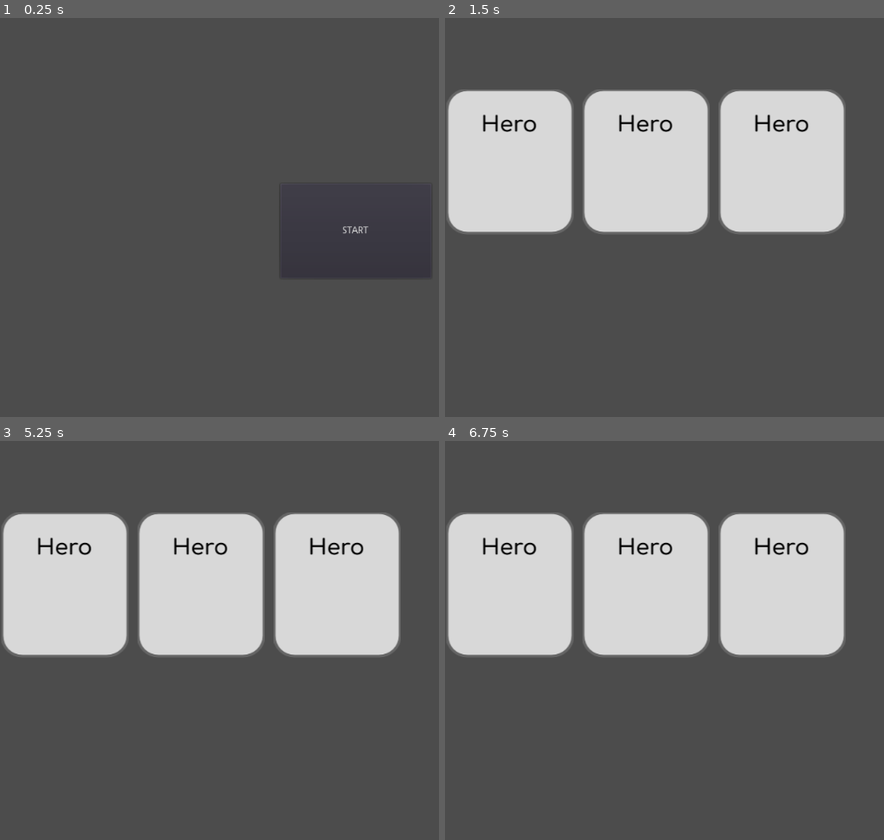
Above: before the commit, frames 1-4 (two rows, left to right).
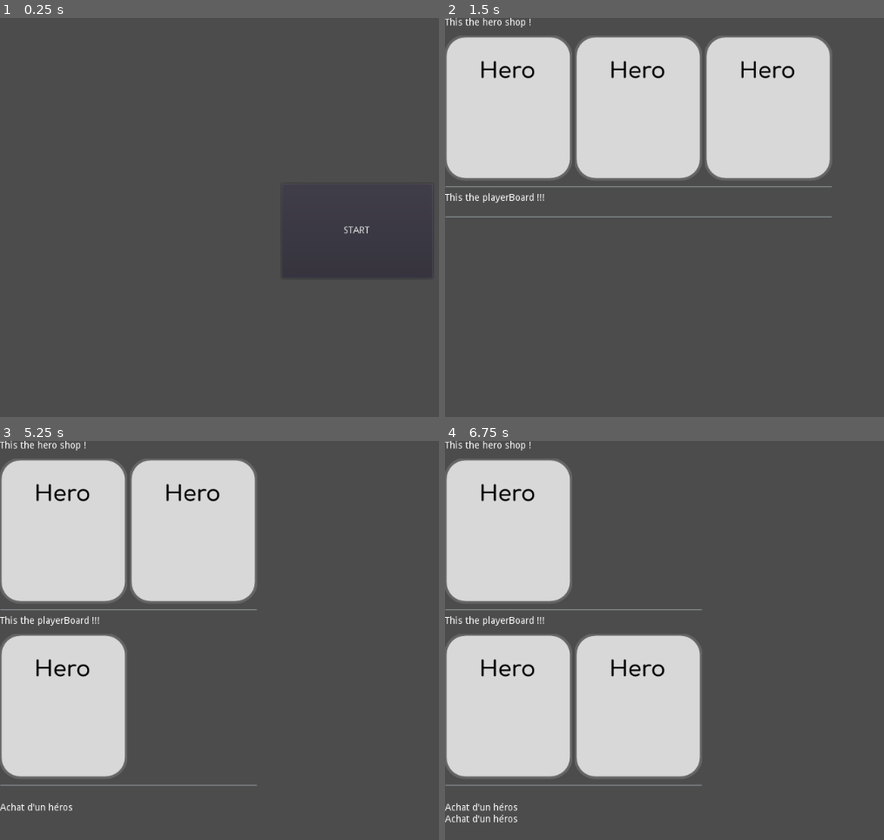
Above: after the commit, the same moments.

Repository: seagiants/ch2-proto
Game: Godot game, scene res://MainMenu.tscn
Two runs of this game, one before a commit and one after it. Both use one fixed random seed, a clock stepped at 60 frames per second and the inputs below.
Inputs (mouse positions are in pixels of both pictures, inside the frame that each line leads up to):
- Up to frame 1 (0.25 s): no input
- Up to frame 2 (1.5 s): click "START" at 0.5 s; tap Enter at 1.25 s; move the mouse to (outside the picture) at 1.27 s; click (outside the picture) at 1.42 s
- Up to frame 3 (5.25 s): tap Space at 2, 3.5, 5 s; move the mouse to (210, 664) at 2.02 s; click (210, 664) at 2.17 s; tap Enter at 2.75, 4.25 s; move the mouse to (417, 556) at 2.77 s; click (417, 556) at 2.92 s; move the mouse to (311, 728) at 3.52 s; click (311, 728) at 3.67 s; move the mouse to (outside the picture) at 4.27 s; click (outside the picture) at 4.42 s; move the mouse to (140, 584) at 5.02 s; click (140, 584) at 5.17 s
- Up to frame 4 (6.75 s): move the mouse to (826, 644) at 5.77 s; click (826, 644) at 5.92 s; move the mouse to (690, 544) at 6.52 s; click (690, 544) at 6.67 s

The runs differ from the first frame. In frame 1, less than 0.1% of the frame differs, in the area x 77-99%, y 41-55%; in frame 2, 27%; in frame 3, 36%; in frame 4, 45%, in the area x 0-92%, y 0-96%.

Commit message:
Adding basic behavious on shop.

Diff:
--- /dev/null
+++ b/HeroItem.tscn
@@ -0,0 +1,13 @@
+[gd_scene load_steps=2 format=2]
+
+[ext_resource path="res://assets/ch2-hero.png" type="Texture" id=1]
+
+[node name="HeroItem" type="TextureRect"]
+anchor_right = 0.182
+anchor_bottom = 0.358
+margin_right = -186.368
+margin_bottom = -214.8
+texture = ExtResource( 1 )
+__meta__ = {
+"_edit_use_anchors_": false
+}
--- /dev/null
+++ b/HeroShop.gd
@@ -0,0 +1,22 @@
+extends HBoxContainer
+
+signal hero_item_selected_shop(hi)
+
+# Called when the node enters the scene tree for the first time.
+func _ready():
+	var hero_item = preload("res://HeroItem.tscn")
+	for _i in range(3):
+		var hi = hero_item.instance()
+		add_hero_item(hi)
+
+func on_gui_input(event,hi):
+	if event is InputEventMouseButton and event.button_index == BUTTON_LEFT and event.pressed:
+		emit_signal("hero_item_selected_shop",hi)
+
+func add_hero_item(hi):
+	add_child(hi)
+	hi.connect("gui_input",self,"on_gui_input",[hi])
+
+func remove_hero_item(hi):
+	hi.disconnect("gui_input",self,"on_gui_input")
+	remove_child(hi)
--- a/MainMenu.tscn
+++ b/MainMenu.tscn
@@ -5,9 +5,9 @@
 [node name="MainMenu" type="Node2D"]
 
 [node name="StartButton" type="Button" parent="."]
-margin_left = 412.199
+margin_left = 414.199
 margin_top = 243.881
-margin_right = 634.199
+margin_right = 636.199
 margin_bottom = 382.881
 text = "START"
 script = ExtResource( 1 )
--- /dev/null
+++ b/PlayerBoard.gd
@@ -0,0 +1,24 @@
+extends HBoxContainer
+
+signal hero_item_selected_playerboard(hi)
+
+# Declare member variables here. Examples:
+# var a = 2
+# var b = "text"
+
+
+# Called when the node enters the scene tree for the first time.
+func _ready():
+	pass # Replace with function body.
+
+
+# Called every frame. 'delta' is the elapsed time since the previous frame.
+#func _process(delta):
+#	pass
+func add_hero_item(hi):
+	add_child(hi)
+	hi.connect("gui_input",self,"on_gui_input",[hi])
+
+func on_gui_input(event,hi):
+	if event is InputEventMouseButton and event.button_index == BUTTON_LEFT and event.pressed:
+		emit_signal("hero_item_selected_playerboard",hi)
--- a/Shop.gd
+++ b/Shop.gd
@@ -1,12 +1,14 @@
-extends Node2D
+extends VBoxContainer
 
-# Called when the node enters the scene tree for the first time.
+# Just connect the nodes.
 func _ready():
-	var hero_shop = preload("res://HeroShop.tscn")
-	for i in range(3):
-		var hs = hero_shop.instance()
-		var x = 200 * i
-		var y = 100
-		var pos = Vector2(x, y)
-		hs.global_position = pos
-		add_child(hs)
+	$HeroShopPanel/HeroShop.connect("hero_item_selected_shop",self,"on_hero_item_selected_shop")
+	$PlayerBoardPanel/PlayerBoard.connect("hero_item_selected_playerboard",self,"on_hero_item_selected_playerboard")
+
+func on_hero_item_selected_shop(hi):
+	$HeroShopPanel/HeroShop.remove_hero_item(hi)
+	$PlayerBoardPanel/PlayerBoard.add_hero_item(hi)
+	$Log.text=$Log.text + "\nAchat d'un héros"
+
+func on_hero_item_selected_playerboard(_hi):
+	$Log.text=$Log.text + "\nOui oui, tu as bien acheté ce héros."
--- a/Shop.tscn
+++ b/Shop.tscn
@@ -1,6 +1,65 @@
-[gd_scene load_steps=2 format=2]
+[gd_scene load_steps=4 format=2]
 
-[ext_resource path="res://Shop.gd" type="Script" id=1]
+[ext_resource path="res://HeroShop.gd" type="Script" id=1]
+[ext_resource path="res://PlayerBoard.gd" type="Script" id=2]
+[ext_resource path="res://Shop.gd" type="Script" id=3]
 
-[node name="Shop" type="Node2D"]
+[node name="Shop" type="VBoxContainer"]
+script = ExtResource( 3 )
+__meta__ = {
+"_edit_use_anchors_": false
+}
+
+[node name="HeroShopPanel" type="VSplitContainer" parent="."]
+margin_right = 147.0
+margin_bottom = 26.0
+
+[node name="Label" type="Label" parent="HeroShopPanel"]
+margin_right = 147.0
+margin_bottom = 14.0
+text = "This the hero shop !"
+
+[node name="HeroShop" type="HBoxContainer" parent="HeroShopPanel"]
+margin_top = 26.0
+margin_right = 147.0
+margin_bottom = 26.0
 script = ExtResource( 1 )
+__meta__ = {
+"_edit_use_anchors_": false
+}
+
+[node name="HSeparator" type="HSeparator" parent="."]
+margin_top = 30.0
+margin_right = 147.0
+margin_bottom = 40.0
+rect_min_size = Vector2( 10, 10 )
+
+[node name="PlayerBoardPanel" type="VSplitContainer" parent="."]
+margin_top = 44.0
+margin_right = 147.0
+margin_bottom = 70.0
+
+[node name="Label" type="Label" parent="PlayerBoardPanel"]
+margin_right = 147.0
+margin_bottom = 14.0
+text = "This the playerBoard !!!"
+
+[node name="PlayerBoard" type="HBoxContainer" parent="PlayerBoardPanel"]
+margin_top = 26.0
+margin_right = 147.0
+margin_bottom = 26.0
+script = ExtResource( 2 )
+__meta__ = {
+"_edit_use_anchors_": false
+}
+
+[node name="HSeparator2" type="HSeparator" parent="."]
+margin_top = 74.0
+margin_right = 147.0
+margin_bottom = 84.0
+rect_min_size = Vector2( 10, 10 )
+
+[node name="Log" type="Label" parent="."]
+margin_top = 88.0
+margin_right = 147.0
+margin_bottom = 102.0
--- a/StartButton.gd
+++ b/StartButton.gd
@@ -4,4 +4,4 @@
 	pass # Replace with function body.
 
 func _pressed():
-	get_tree().change_scene("res://Shop.tscn")
+	var _temp = get_tree().change_scene("res://Shop.tscn")
